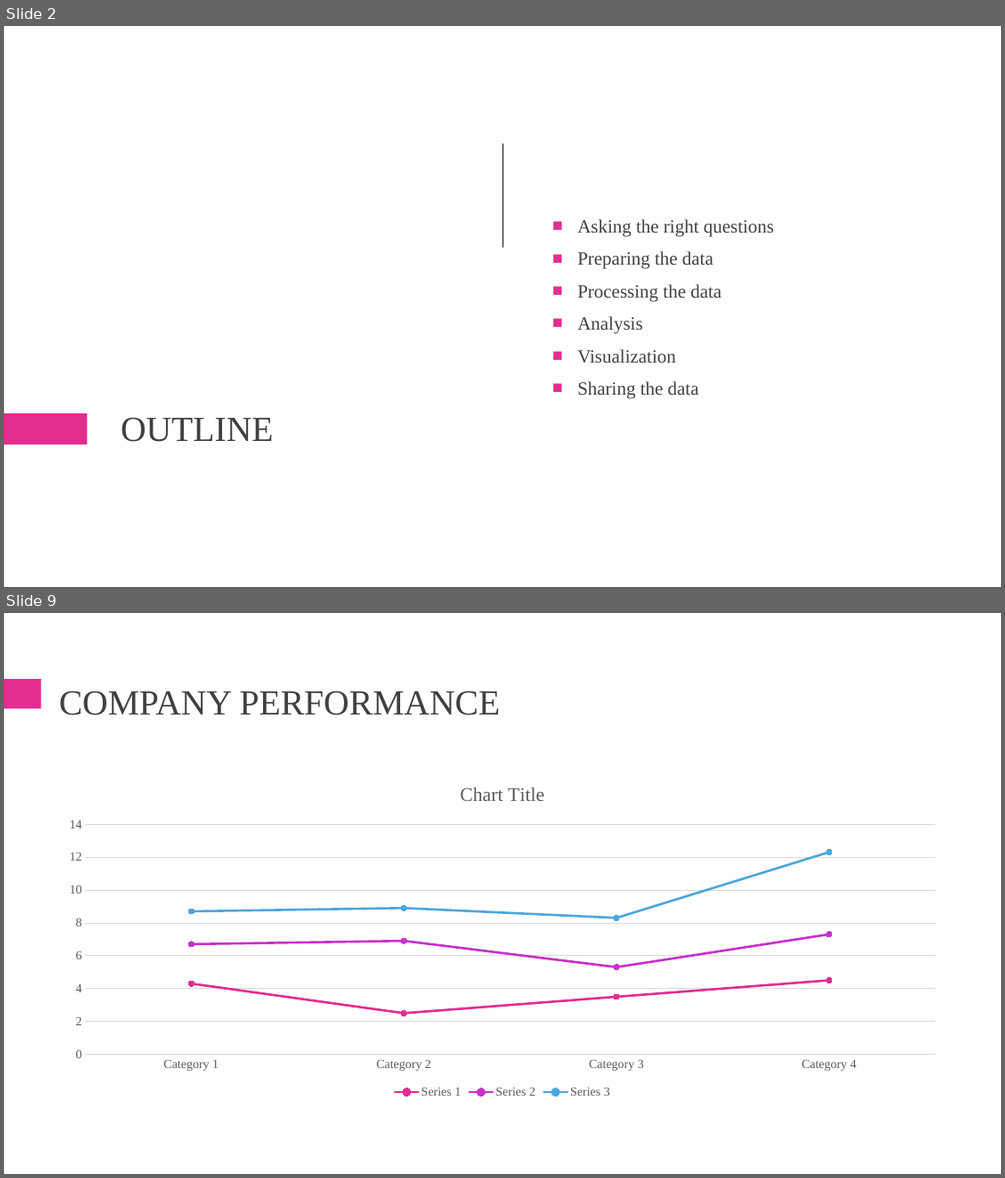
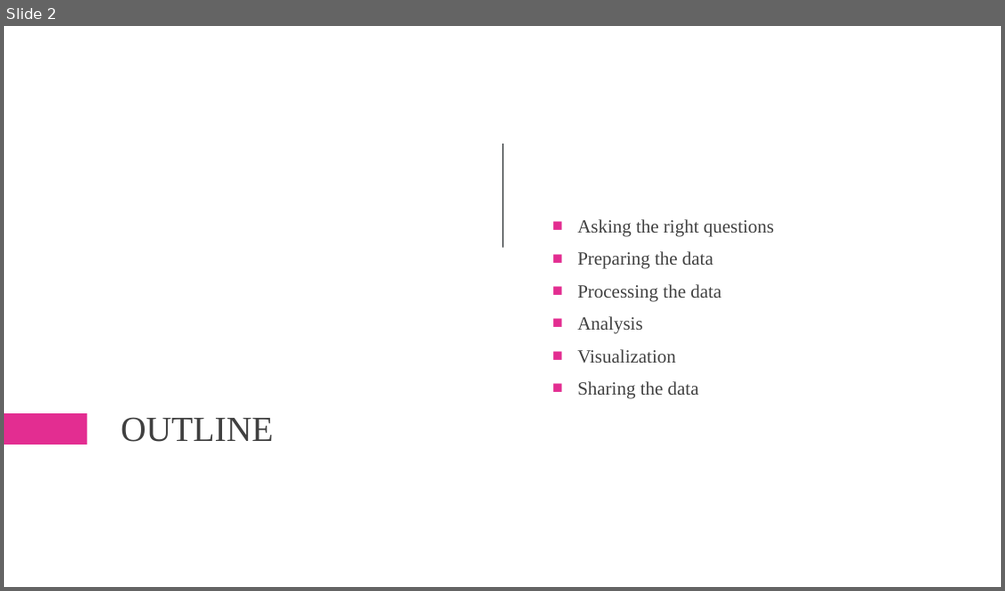
Before and after one commit to MuhammadOwais766/Google_Case_Study, a slide deck: Case_Study_Presentation.pptx. Shown one above the other, each under a label of ours: slides 2 and 9 before the commit, slide 2 after it; the slides between them are not shown. The pictures are 1005x1178 and 1005x591 pixels, drawn with LibreOffice and Linux fonts; fonts in the diff are those of the drawing. Boxes give left, top, right and bottom in pixels: in the first picture for what was removed or moved away, otherwise in the second. Text is boxed around its words. In the diff, an @@ line names an element or a change of style, - is before the commit and + after.

```diff
--- a/Case_Study_Presentation.pptx
+++ b/Case_Study_Presentation.pptx
@@ slide 9 removed at [4,613,1001,1174], background #FFFFFF @@
@@ rectangle removed at [4,679,41,709] @@
@@ title removed at [59,690,501,715] @@
-COMPANY PERFORMANCE
@@ line stacked chart removed at [52,768,954,1102] @@
-categories: Category 1, Category 2, Category 3, Category 4
-Series 1: 4.3, 2.5, 3.5, 4.5
-Series 2: 2.4, 4.4, 1.8, 2.8
-Series 3: 2, 2, 3, 5
```
Also in this commit, not shown: 4 slides changed, 11 slides added, 11 other slides removed, 8 other files.
